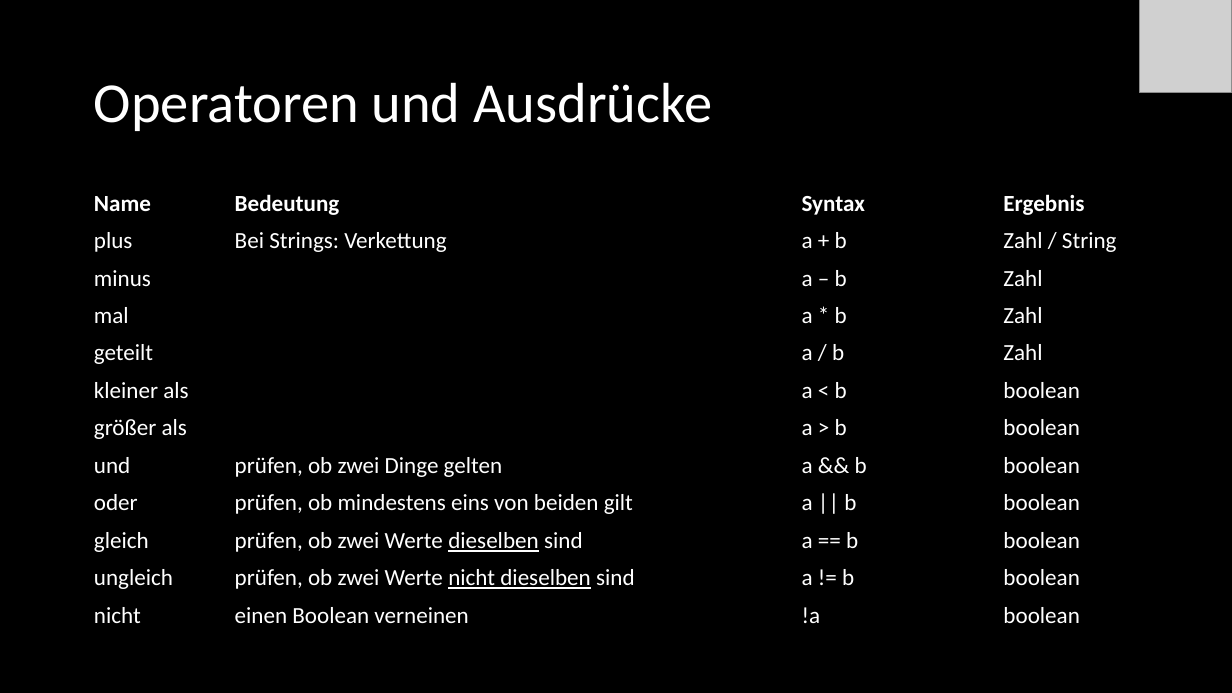
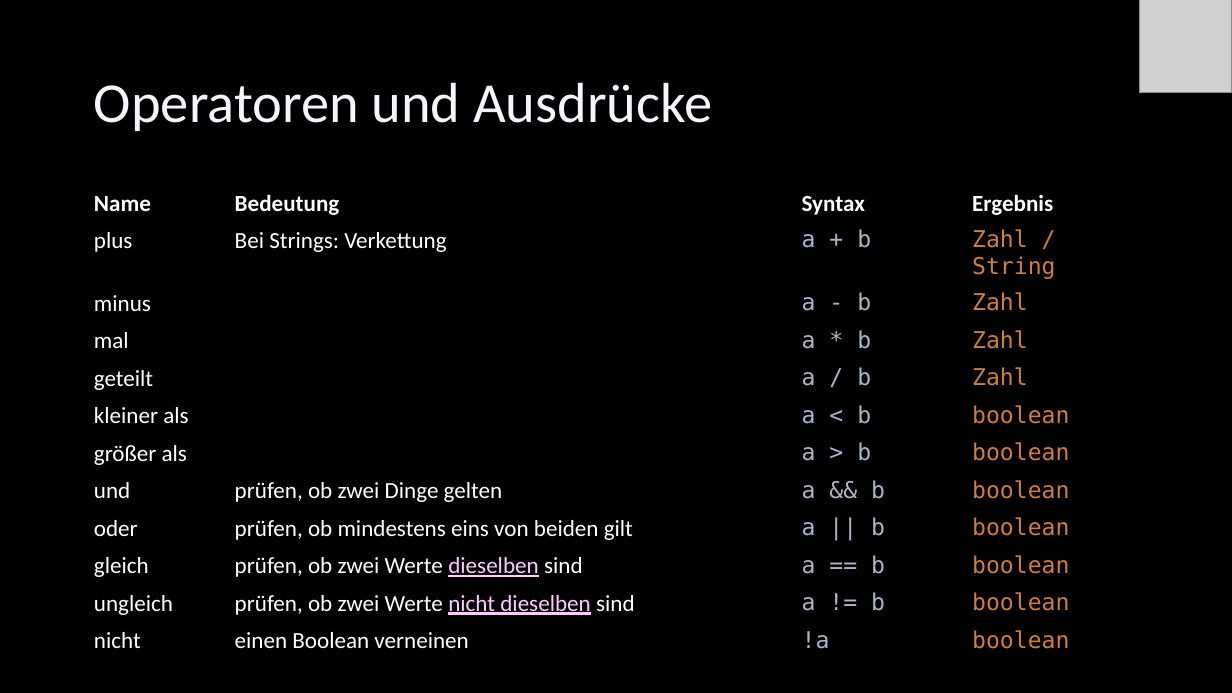
Before and after one commit to Cactusroot/Java, a slide deck: slide 9 of src/Java.pptx. Drawn at 1232x693 pixels with LibreOffice and Linux fonts; fonts in the diff are those of the drawing; grey boxes stand for pictures. Boxes give left, top, right and bottom in pixels: in the first picture for what was removed or moved away, otherwise in the second. Text is boxed around its words. In the diff, an @@ line names an element or a change of style, - is before the commit and + after.

```diff
--- a/src/Java.pptx
+++ b/src/Java.pptx
@@ table at [85,185,1148,653] @@
-row 3, column 3: a – b
+row 3, column 3: a - b
@@ font Calibri to DejaVu Sans Mono in "a + b", "Zahl / String", "Zahl", "a * b" and 17 more places @@
@@ text colour #FFFFFF to #A9B7C6 in "a + b", "a * b", "a / b", "a < b" and 6 more places @@
@@ text colour #FFFFFF to #CC7E47 in "Zahl / String", "Zahl", "Zahl", "Zahl" and 7 more places @@
@@ text colour #FFFFFF to #FFCCFF in "dieselben", "nicht dieselben" @@
```
Also in this commit, not shown: 75 other slides changed, 3 slides added, 1 slide removed.
